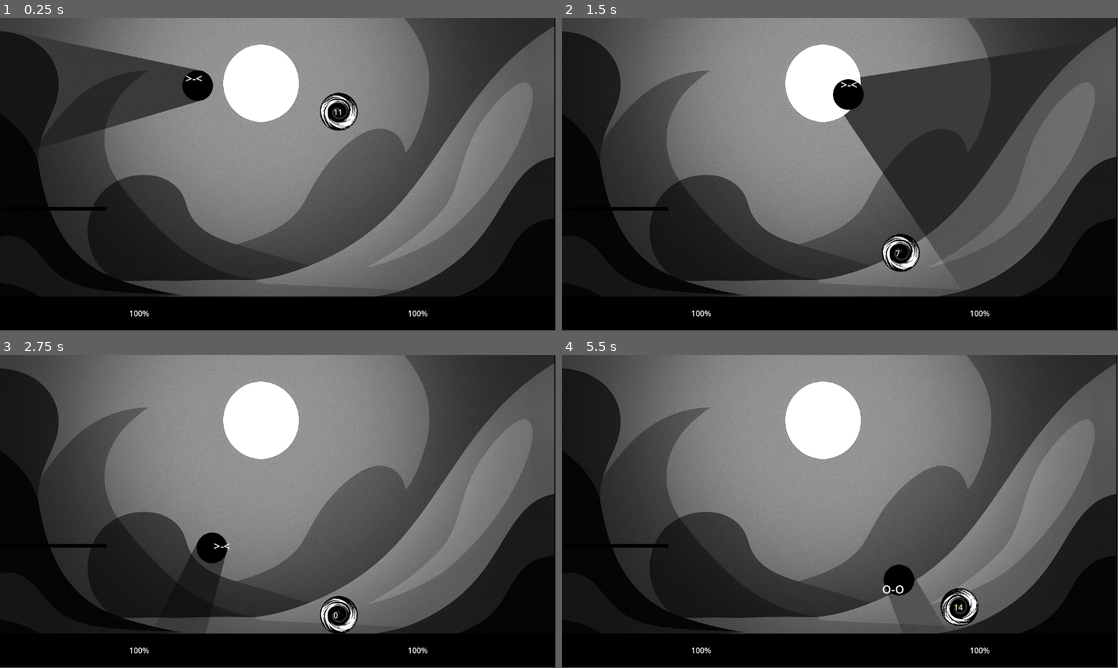
Above: before the commit, frames 1-4 (two rows, left to right).
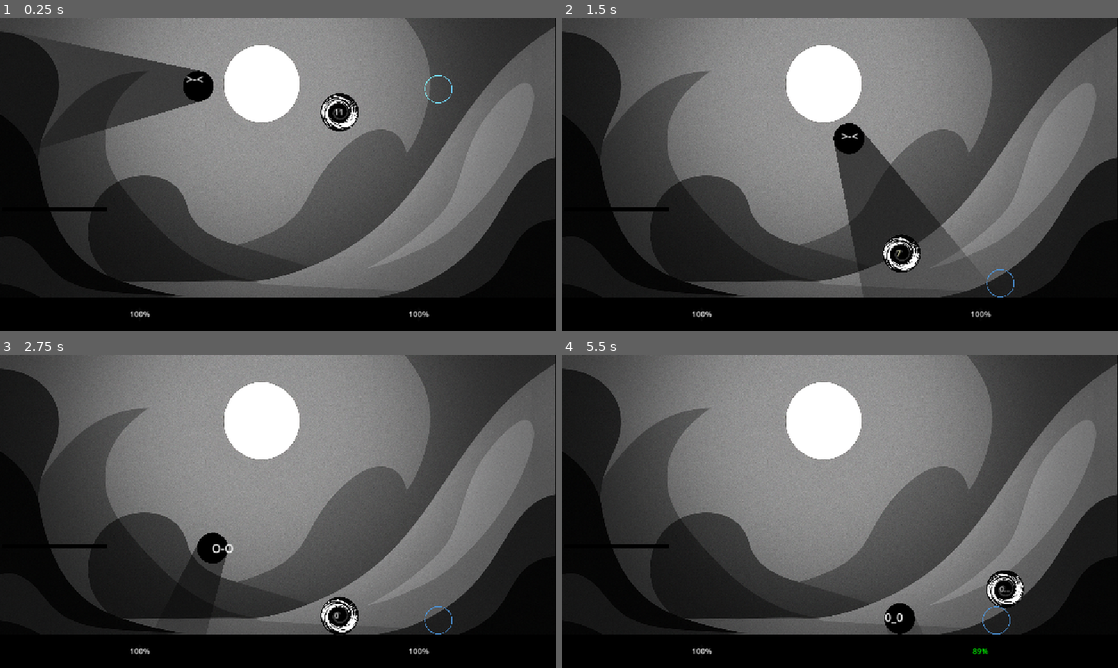
Above: after the commit, the same moments.

Repository: piperinnshall/Blattle
Game: Godot game, scene res://leos/scenes/testlevel.tscn
The game is run twice, just before and just after one commit, with the same random seed, the same clock (stepped at 60 frames per second) and the same inputs. This scene is started directly instead of the project's main scene.
Inputs (mouse positions are in pixels of both pictures, inside the frame that each line leads up to):
- Up to frame 1 (0.25 s): no input
- Up to frame 2 (1.5 s): tap Enter (ui_accept) at 0.5, 0.8 s; move the mouse to (962, 158) at 0.52 s; hold D (right) 0.53-1.25 s; click (962, 158) at 0.6 s; tap W (jump) at 0.77, 1.07 s; drag from (728, 190) to (840, 21) at 1.27 s
- Up to frame 3 (2.75 s): move the mouse to (333, 442) at 2.02 s; hold A (left) from 2.03 s (still down); hold W (jump) from 2.03 s (still down); click (333, 442) at 2.3 s
- Up to frame 4 (5.5 s): release A (left) at 2.75 s; release W (jump) at 2.75 s; drag from (812, 574) to (901, 614) at 2.77 s; move the mouse to (1006, 558) at 3.52 s; hold D (right) 3.53-4.25 s; hold W (jump) 3.53-4.25 s; tap Shift (dodge) at 3.6 s; drag from (673, 464) to (917, 614) at 4.27 s; move the mouse to (867, 511) at 5.02 s; hold D (right) from 5.03 s (still down); click (867, 511) at 5.1 s; tap Enter (ui_accept) at 5.3 s
In our replay, the window is 799x449 before the commit and 800x450 after it. These sizes can differ from the game's own. Grey fills any space a smaller window leaves; there, only what the larger window draws over its background counts as a difference.

The runs differ from the first frame. In frame 1, 2.3% of the frame differs, in the area x 0-100%, y 0-96%; in frame 2, 20%; in frame 3, 2.3%; in frame 4, 4.3%.

Commit message:
feat: 2 Player mode

Diff:
--- a/leos/scenes/HealthBars.tscn
+++ b/leos/scenes/HealthBars.tscn
@@ -1,6 +1,6 @@
 [gd_scene load_steps=2 format=3 uid="uid://bv5jav4dhu5nu"]
 
-[ext_resource type="Script" uid="uid://dhs2db1osey0y" path="res://leos/scripts/control.gd" id="1_ho7pg"]
+[ext_resource type="Script" uid="uid://dhs2db1osey0y" path="res://scripts/control.gd" id="1_ho7pg"]
 
 [node name="Control" type="Control"]
 layout_mode = 3
--- a/leos/scenes/TestPlayer.tscn
+++ b/leos/scenes/TestPlayer.tscn
@@ -1,10 +1,10 @@
 [gd_scene load_steps=22 format=3 uid="uid://do7uew7t2n8is"]
 
-[ext_resource type="Script" uid="uid://d244wbg60df3d" path="res://leos/scripts/test_player.gd" id="1_48cbw"]
+[ext_resource type="Script" uid="uid://d244wbg60df3d" path="res://scripts/test_player.gd" id="1_48cbw"]
 [ext_resource type="Texture2D" uid="uid://bygkgbxr8pco5" path="res://leos/assets/Ski_trail_rating_symbol_black_circle.png" id="2_gv105"]
-[ext_resource type="Script" uid="uid://c6wgp3hbown7u" path="res://leos/scenes/progress_bar.gd" id="2_k3vus"]
-[ext_resource type="Script" uid="uid://ql3vwssjp7yd" path="res://leos/scenes/attack_system.gd" id="3_by1fd"]
-[ext_resource type="Script" uid="uid://dmujpl8aj26w1" path="res://leos/scripts/label.gd" id="4_hb7ax"]
+[ext_resource type="Script" uid="uid://c6wgp3hbown7u" path="res://scenes/progress_bar.gd" id="2_k3vus"]
+[ext_resource type="Script" uid="uid://ql3vwssjp7yd" path="res://scenes/attack_system.gd" id="3_by1fd"]
+[ext_resource type="Script" uid="uid://dmujpl8aj26w1" path="res://scripts/label.gd" id="4_hb7ax"]
 [ext_resource type="Texture2D" uid="uid://da1vcib0udvub" path="res://leos/assets/New Project.png" id="4_wmii8"]
 [ext_resource type="Texture2D" uid="uid://gdeyn8jestyk" path="res://leos/assets/New Project (1).png" id="5_gv105"]
 [ext_resource type="AudioStream" uid="uid://dx5jsa18hjkyp" path="res://leos/assets/hitmarker-sound-effect.mp3" id="7_tfiva"]
--- a/leos/scenes/testlevel.tscn
+++ b/leos/scenes/testlevel.tscn
@@ -1,12 +1,13 @@
-[gd_scene load_steps=18 format=3 uid="uid://b2i3pr2ejrmkd"]
+[gd_scene load_steps=19 format=3 uid="uid://b2i3pr2ejrmkd"]
 
 [ext_resource type="Texture2D" uid="uid://cqn6abucyx618" path="res://leos/assets/2c619dcb-a6ce-4f31-ae4d-376daaeffa7d.png" id="1_7ixgg"]
 [ext_resource type="Script" uid="uid://bvr74pqghfcdf" path="res://scripts/testlevel.gd" id="1_hyqgw"]
-[ext_resource type="PackedScene" uid="uid://do7uew7t2n8is" path="res://scenes/TestPlayer.tscn" id="2_6ewva"]
+[ext_resource type="PackedScene" uid="uid://do7uew7t2n8is" path="res://leos/scenes/TestPlayer.tscn" id="2_6ewva"]
 [ext_resource type="PackedScene" uid="uid://cfr2gwmxc3aii" path="res://scenes/hittable_object.tscn" id="3_jiwm1"]
 [ext_resource type="PackedScene" uid="uid://cdcq14nucamxn" path="res://scenes/moon.tscn" id="5_7ixgg"]
-[ext_resource type="PackedScene" uid="uid://bv5jav4dhu5nu" path="res://scenes/HealthBars.tscn" id="5_hyqgw"]
+[ext_resource type="PackedScene" uid="uid://bv5jav4dhu5nu" path="res://leos/scenes/HealthBars.tscn" id="5_hyqgw"]
 [ext_resource type="PackedScene" uid="uid://dyvaunj3fkxqn" path="res://scenes/DeathMenu.tscn" id="7_bx6wm"]
+[ext_resource type="PackedScene" uid="uid://dm84abbsaarte" path="res://piper/scenes/character/player.tscn" id="8_ivy6k"]
 
 [sub_resource type="RectangleShape2D" id="RectangleShape2D_6ewva"]
 size = Vector2(1171.15, 123)
@@ -108,7 +109,7 @@
 scale = Vector2(3.39062, 0.125)
 texture = SubResource("GradientTexture2D_bx6wm")
 
-[node name="Control" parent="." node_paths=PackedStringArray("player1") instance=ExtResource("5_hyqgw")]
+[node name="Control" parent="." node_paths=PackedStringArray("player1", "player2") instance=ExtResource("5_hyqgw")]
 anchors_preset = 5
 anchor_left = 0.5
 anchor_right = 0.5
@@ -119,6 +120,7 @@
 offset_bottom = 599.0
 grow_vertical = 1
 player1 = NodePath("../Node2D")
+player2 = NodePath("../Player2")
 
 [node name="Control2" parent="." instance=ExtResource("7_bx6wm")]
 anchors_preset = 8
@@ -131,3 +133,12 @@
 offset_right = 621.0
 offset_bottom = 284.0
 size_flags_horizontal = 6
+
+[node name="Player2" parent="." instance=ExtResource("8_ivy6k")]
+position = Vector2(908, 120)
+input_left = "player2left"
+input_right = "player2right"
+input_jump = "player2jump"
+input_dash = "ui_accept"
+input_light = "player2light"
+input_heavy = "player2heavy"
--- a/piper/scenes/character/player.tscn
+++ b/piper/scenes/character/player.tscn
@@ -3,7 +3,7 @@
 [ext_resource type="PackedScene" uid="uid://0lntb6nkv1we" path="res://piper/scenes/character/character.tscn" id="1_4flbx"]
 [ext_resource type="Script" uid="uid://csyw5pl8a0itb" path="res://piper/scripts/character/player.gd" id="1_ri3t2"]
 
-[node name="Player" instance=ExtResource("1_4flbx")]
+[node name="Player" groups=["Players"] instance=ExtResource("1_4flbx")]
 script = ExtResource("1_ri3t2")
 input_left = "left"
 input_right = "right"
--- a/piper/scripts/character/attacks/attacks.gd
+++ b/piper/scripts/character/attacks/attacks.gd
@@ -13,5 +13,5 @@
 	queue_free()
 
 func _on_body_entered(body: Node) -> void:
-	if body.has_method("_apply_damage"):
-		body._apply_damage(damage)
+	if body.has_method("take_damage"):
+		body.take_damage(damage)
--- a/piper/scripts/character/behaviours/attack.gd
+++ b/piper/scripts/character/behaviours/attack.gd
@@ -105,7 +105,6 @@
 				duration = 0.2
 		timer.wait_time = duration
 		timer.one_shot = true
-		timer.start()
 
 	var dir = character._get_movement_input()
 	var offset = Vector2.ZERO
--- a/piper/scripts/character/character.gd
+++ b/piper/scripts/character/character.gd
@@ -17,7 +17,7 @@
 
 # --- State ---
 
-var _health := 0
+var _health := 100
 var _input_buffer := {}
 
 # --- Built-in ---
@@ -43,9 +43,11 @@
 
 # --- Attack ---
 
-func _apply_damage(damage):
-	_health += damage
-	queue_free()
+func take_damage(damage):
+	_health -= damage
+
+func get_health() -> int:
+	return _health
 
 # --- Movement ---
 
--- a/project.godot
+++ b/project.godot
@@ -17,6 +17,10 @@
 [audio]
 
 buses/default_bus_layout="res://leos/assets/default_bus_layout.tres"
+
+[display]
+
+window/stretch/mode="canvas_items"
 
 [editor_plugins]
 
@@ -58,3 +62,28 @@
 "events": [Object(InputEventKey,"resource_local_to_scene":false,"resource_name":"","device":-1,"window_id":0,"alt_press …(192 unchanged characters)…
 ]
 }
+player2jump={
+"deadzone": 0.2,
+"events": [Object(InputEventKey,"resource_local_to_scene":false,"resource_name":"","device":-1,"window_id":0,"alt_pressed":false,"shift_pressed":false,"ctrl_pressed":false,"meta_pressed":false,"pressed":false,"keycode":0,"physical_keycode":73,"key_label":0,"unicode":105,"location":0,"echo":false,"script":null)
+]
+}
+player2left={
+"deadzone": 0.2,
+"events": [Object(InputEventKey,"resource_local_to_scene":false,"resource_name":"","device":-1,"window_id":0,"alt_pressed":false,"shift_pressed":false,"ctrl_pressed":false,"meta_pressed":false,"pressed":false,"keycode":0,"physical_keycode":74,"key_label":0,"unicode":106,"location":0,"echo":false,"script":null)
+]
+}
+player2right={
+"deadzone": 0.2,
+"events": [Object(InputEventKey,"resource_local_to_scene":false,"resource_name":"","device":-1,"window_id":0,"alt_pressed":false,"shift_pressed":false,"ctrl_pressed":false,"meta_pressed":false,"pressed":false,"keycode":0,"physical_keycode":76,"key_label":0,"unicode":108,"location":0,"echo":false,"script":null)
+]
+}
+player2light={
+"deadzone": 0.2,
+"events": [Object(InputEventKey,"resource_local_to_scene":false,"resource_name":"","device":-1,"window_id":0,"alt_pressed":false,"shift_pressed":false,"ctrl_pressed":false,"meta_pressed":false,"pressed":false,"keycode":0,"physical_keycode":59,"key_label":0,"unicode":59,"location":0,"echo":false,"script":null)
+]
+}
+player2heavy={
+"deadzone": 0.2,
+"events": [Object(InputEventKey,"resource_local_to_scene":false,"resource_name":"","device":-1,"window_id":0,"alt_pressed":false,"shift_pressed":false,"ctrl_pressed":false,"meta_pressed":false,"pressed":false,"keycode":0,"physical_keycode":39,"key_label":0,"unicode":39,"location":0,"echo":false,"script":null)
+]
+}
--- a/scenes/testlevel.tscn
+++ b/scenes/testlevel.tscn
@@ -1,6 +1,6 @@
 [gd_scene load_steps=18 format=3 uid="uid://b2i3pr2ejrmkd"]
 
-[ext_resource type="Texture2D" uid="uid://cqn6abucyx618" path="res://2c619dcb-a6ce-4f31-ae4d-376daaeffa7d.png" id="1_7ixgg"]
+[ext_resource type="Texture2D" uid="uid://cqn6abucyx618" path="res://leos/assets/2c619dcb-a6ce-4f31-ae4d-376daaeffa7d.png" id="1_7ixgg"]
 [ext_resource type="Script" uid="uid://bvr74pqghfcdf" path="res://scripts/testlevel.gd" id="1_hyqgw"]
 [ext_resource type="PackedScene" uid="uid://do7uew7t2n8is" path="res://scenes/TestPlayer.tscn" id="2_6ewva"]
 [ext_resource type="PackedScene" uid="uid://cfr2gwmxc3aii" path="res://scenes/hittable_object.tscn" id="3_jiwm1"]
--- a/scripts/control.gd
+++ b/scripts/control.gd
@@ -23,8 +23,6 @@
 	player2_health_bar.max_value = MAX_HEALTH
 	player1_health_bar.value = MAX_HEALTH
 	player2_health_bar.value = MAX_HEALTH
-
-
 
 func _process(delta):
 	update_health_bars()
--- a/scripts/test_player.gd
+++ b/scripts/test_player.gd
@@ -111,7 +111,7 @@
 		input_buffer_timer -= delta
 
 	# Buffer jump input
-	if Input.is_action_just_pressed("ui_accept") or Input.is_action_just_pressed("jump"):
+	if Input.is_action_just_pressed("jump"):
 		buffered_jump = true
 		jump_buffer_timer = jump_buffer_time
 		input_buffer_timer = input_buffer_time
